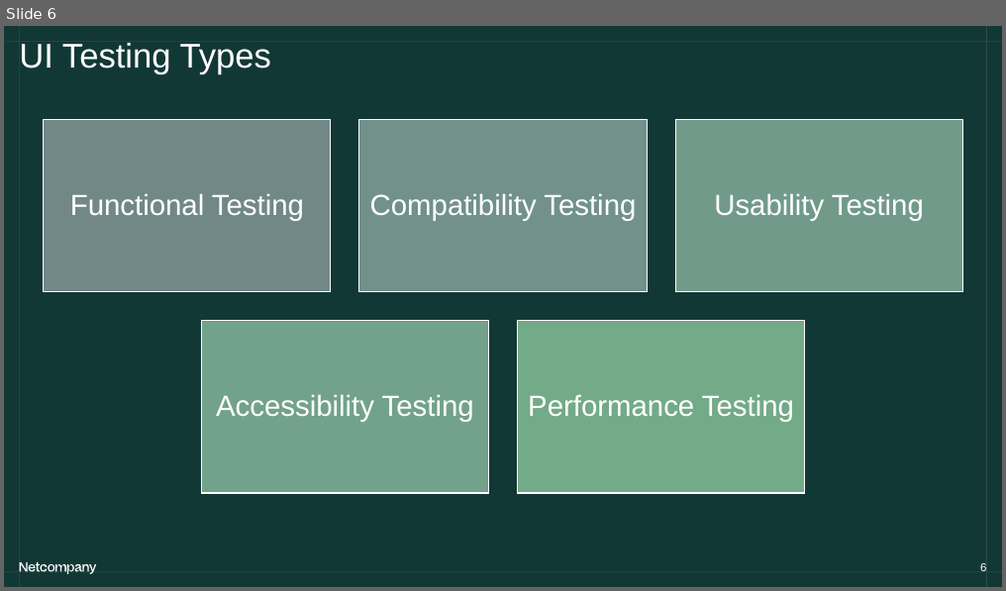
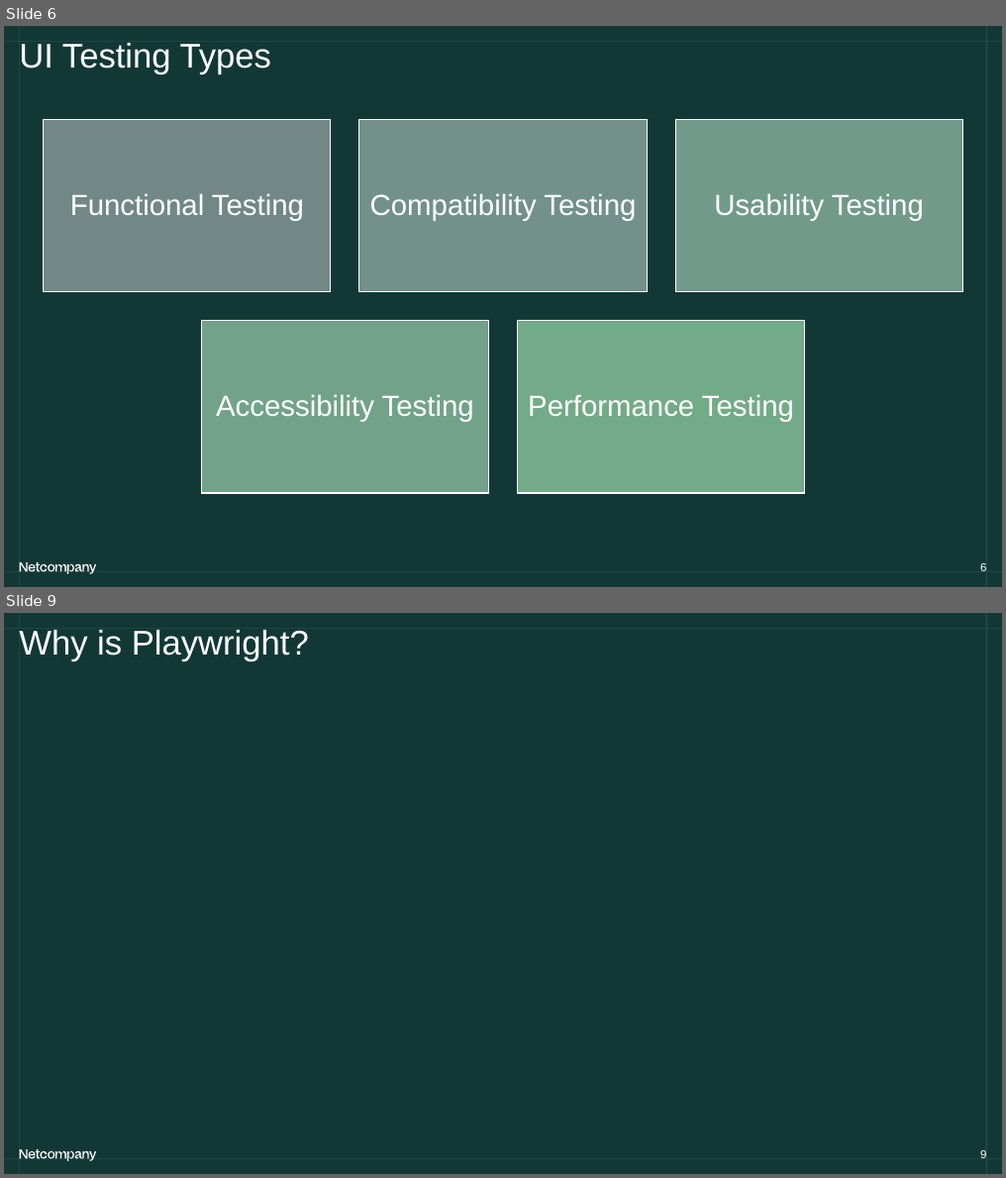
Before and after one commit to NLTTam/coe-ui-test-auto, a slide deck: test_cases/COE_UITest_Playwright.pptx. Shown one above the other, each under a label of ours: slide 6 before the commit, slides 6 and 9 after it; the slides between them are not shown. The pictures are 1006x591 and 1006x1178 pixels, drawn with LibreOffice and Linux fonts; fonts in the diff are those of the drawing. Boxes give left, top, right and bottom in pixels: in the first picture for what was removed or moved away, otherwise in the second. Text is boxed around its words. In the diff, an @@ line names an element or a change of style, - is before the commit and + after.

```diff
--- a/test_cases/COE_UITest_Playwright.pptx
+++ b/test_cases/COE_UITest_Playwright.pptx
@@ slide 9 added at bbox=[4, 613, 1002, 1174], background #141E1E; not listed: 4 template elements that a slide beside it also shows @@
@@ title added at bbox=[19, 630, 309, 662], 33 pt, text #FFFFFF @@
+Why is Playwright?
@@ page number added at bbox=[980, 1151, 986, 1158], 11 pt, text #FFFFFF @@
+9
```
Also in this commit, not shown: 5 slides changed, 2 other slides added, 1 slide removed.
